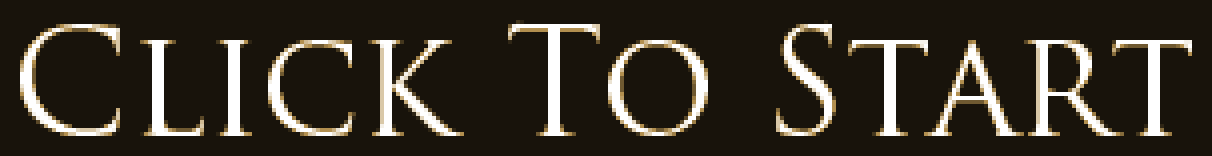
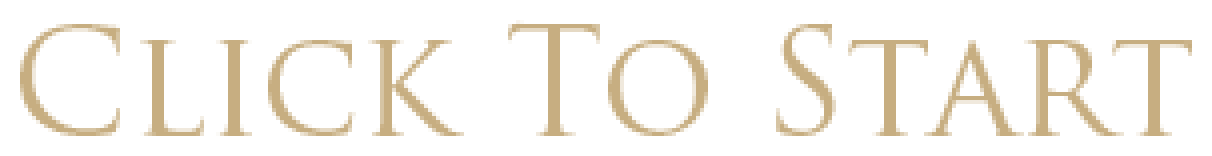
Revision of a layered w=1212, h=156 image; what changed, layer by layer:
hid "Background" over (0, 0, 1212, 156)
